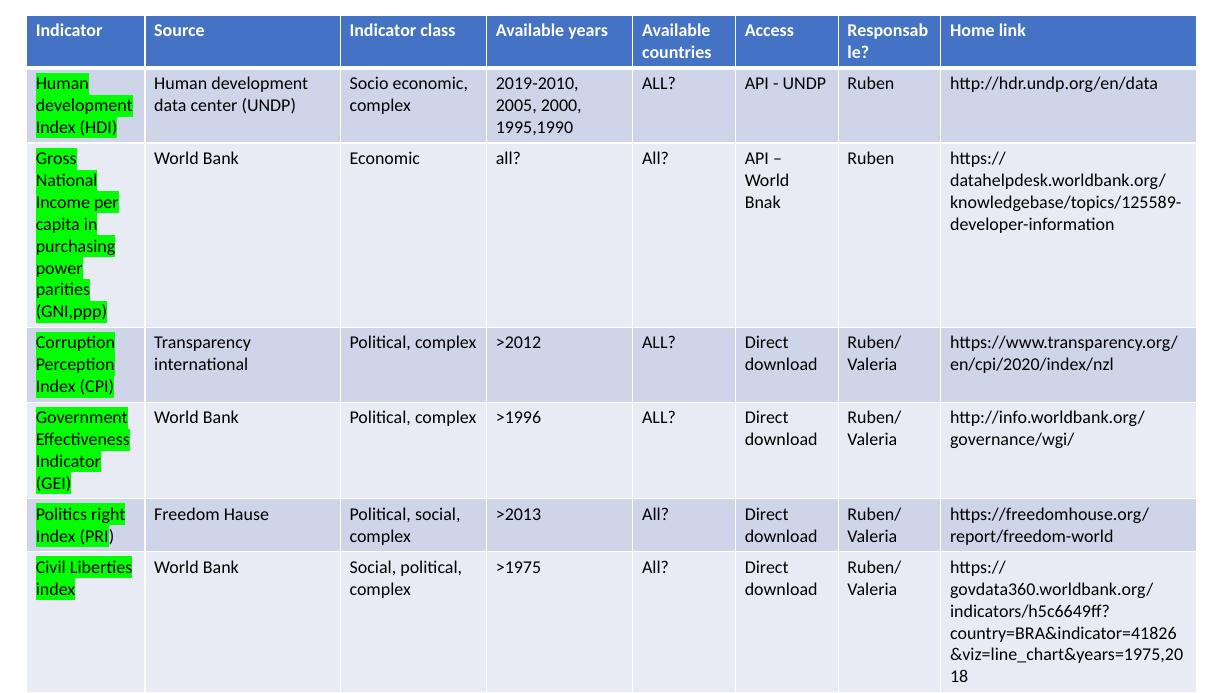
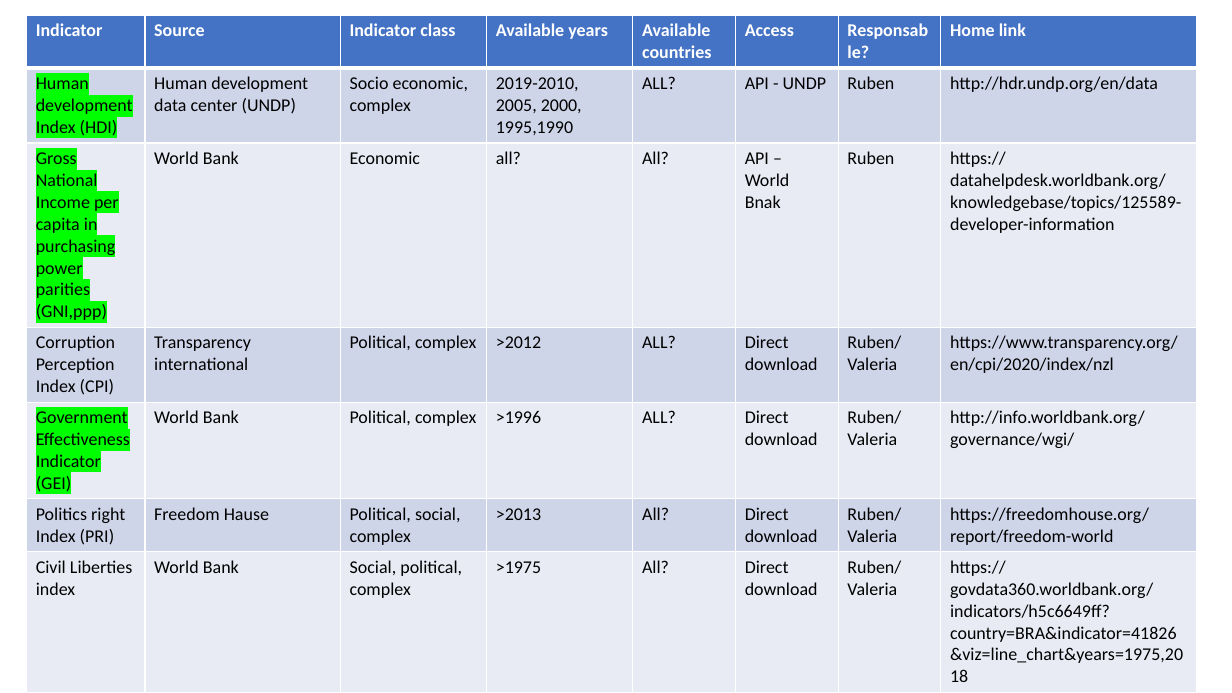
Before and after one commit to rjlopez2/ADS-_CAS_Bern_2020, a slide deck: slide 2 of Projects/M3/Project.pptx. Drawn at 1232x693 pixels with LibreOffice and Linux fonts; fonts in the diff are those of the drawing. Boxes give left, top, right and bottom in pixels: in the first picture for what was removed or moved away, otherwise in the second. Text is boxed around its words. In the diff, an @@ line names an element or a change of style, - is before the commit and + after.

```diff
--- a/Projects/M3/Project.pptx
+++ b/Projects/M3/Project.pptx
@@ table at (27,15,1196,667) @@
@@ highlight #00FF00 to none in "Corruption Perception Index (CPI)", "Politics right Index (PRI)", "Civil Liberties index" @@
```
Also in this commit, not shown: 2 other slides changed.
